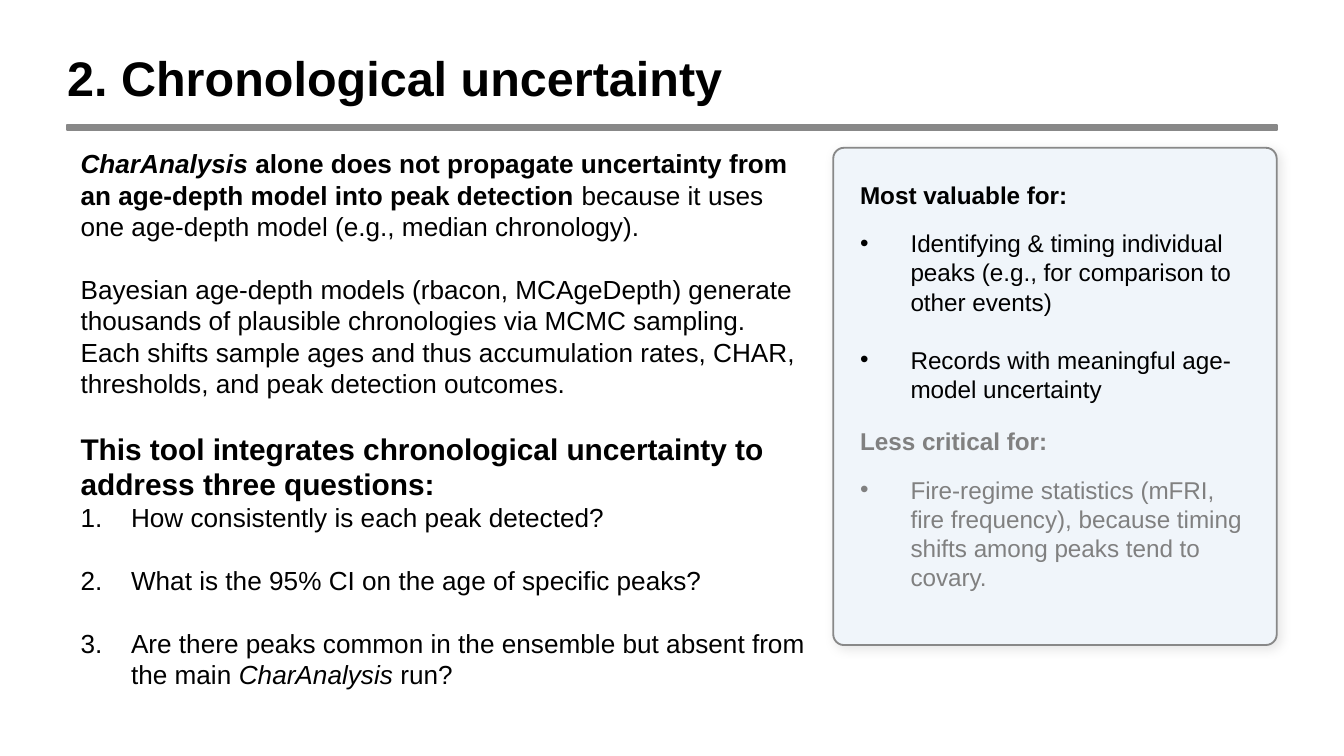
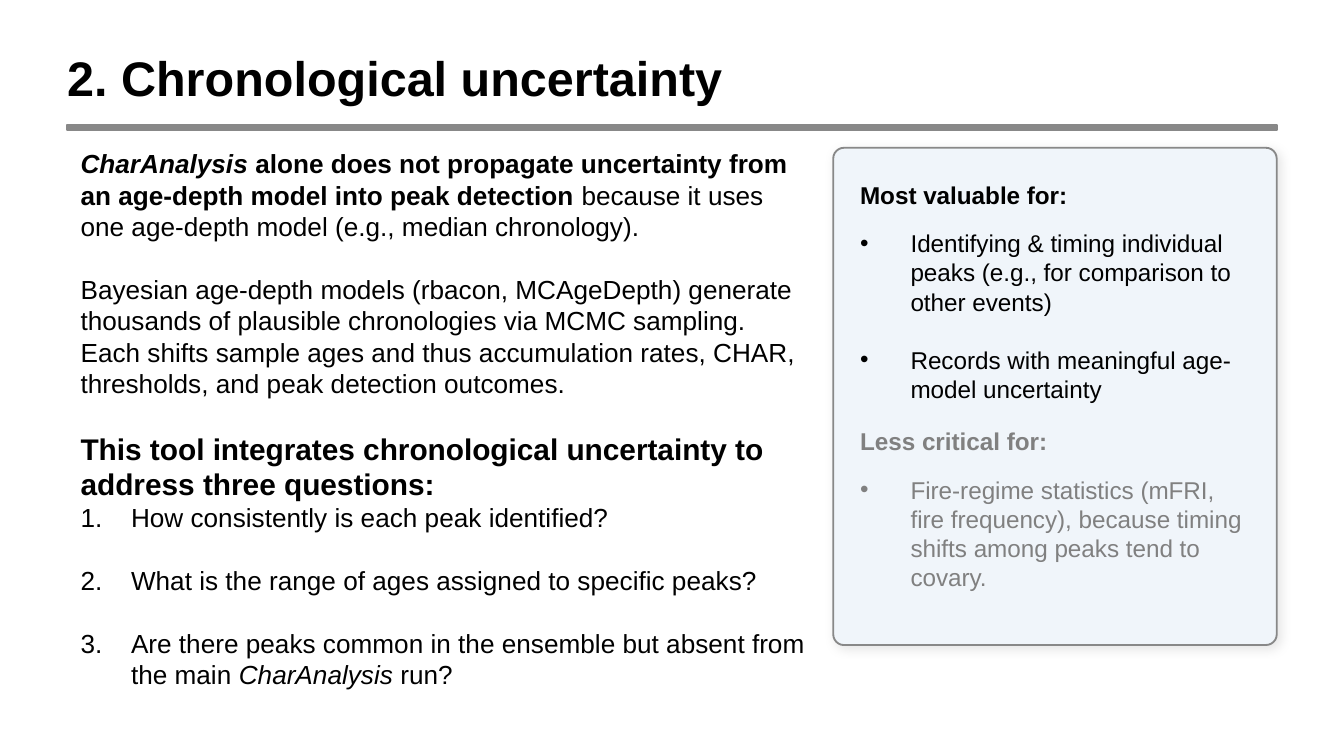
Before and after one commit to phiguera/CharAnalysis, a slide deck: slide 5 of UPDATE_CharAnalysis_20260624.pptx. Drawn at 1344x756 pixels with LibreOffice and Linux fonts; fonts in the diff are those of the drawing. Boxes give left, top, right and bottom in pixels: in the first picture for what was removed or moved away, otherwise in the second. Text is boxed around its words. In the diff, an @@ line names an element or a change of style, - is before the commit and + after.

```diff
--- a/UPDATE_CharAnalysis_20260624.pptx
+++ b/UPDATE_CharAnalysis_20260624.pptx
@@ text at box(131, 508, 756, 596): text changed @@
-1. How consistently is each peak detected?
-2. What is the 95% CI on the age of specific peaks?
+1. How consistently is each peak identified?
+2. What is the range of ages assigned to specific peaks?
```
Also in this commit, not shown: 3 other slides changed, 1 other file.
